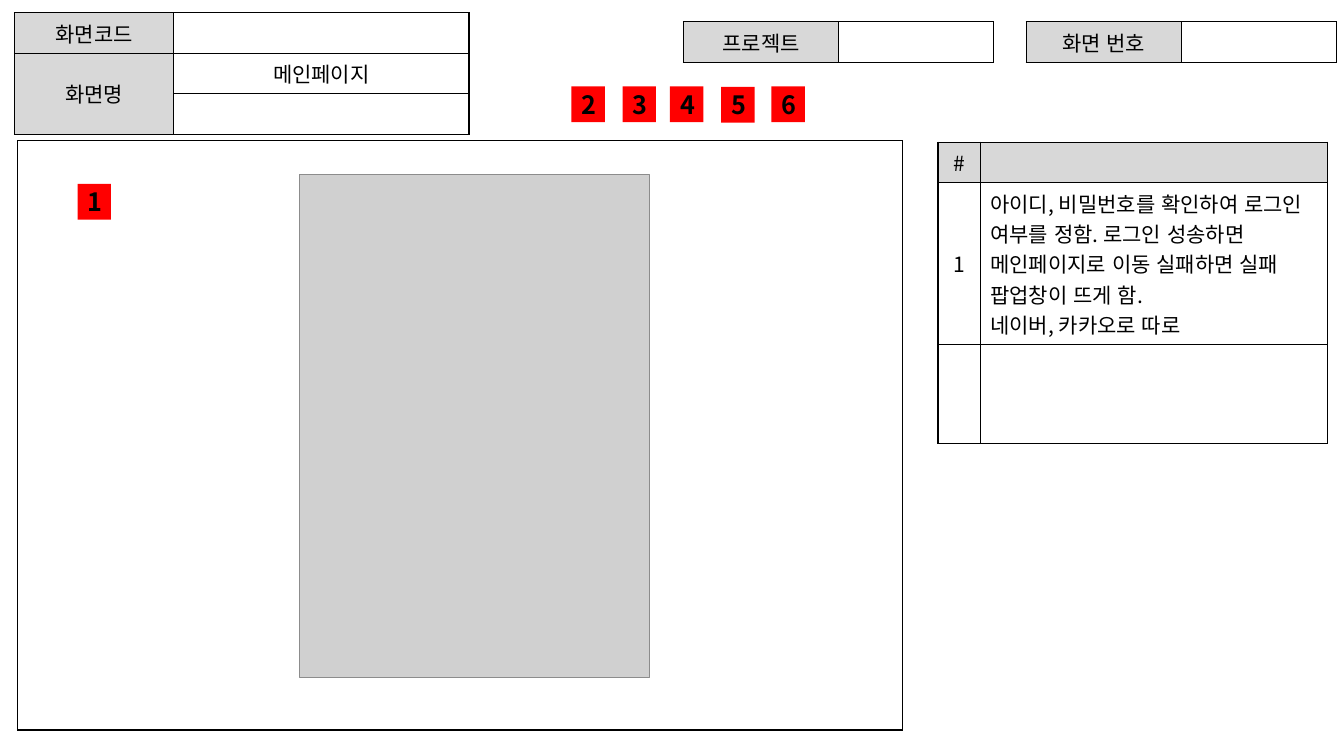
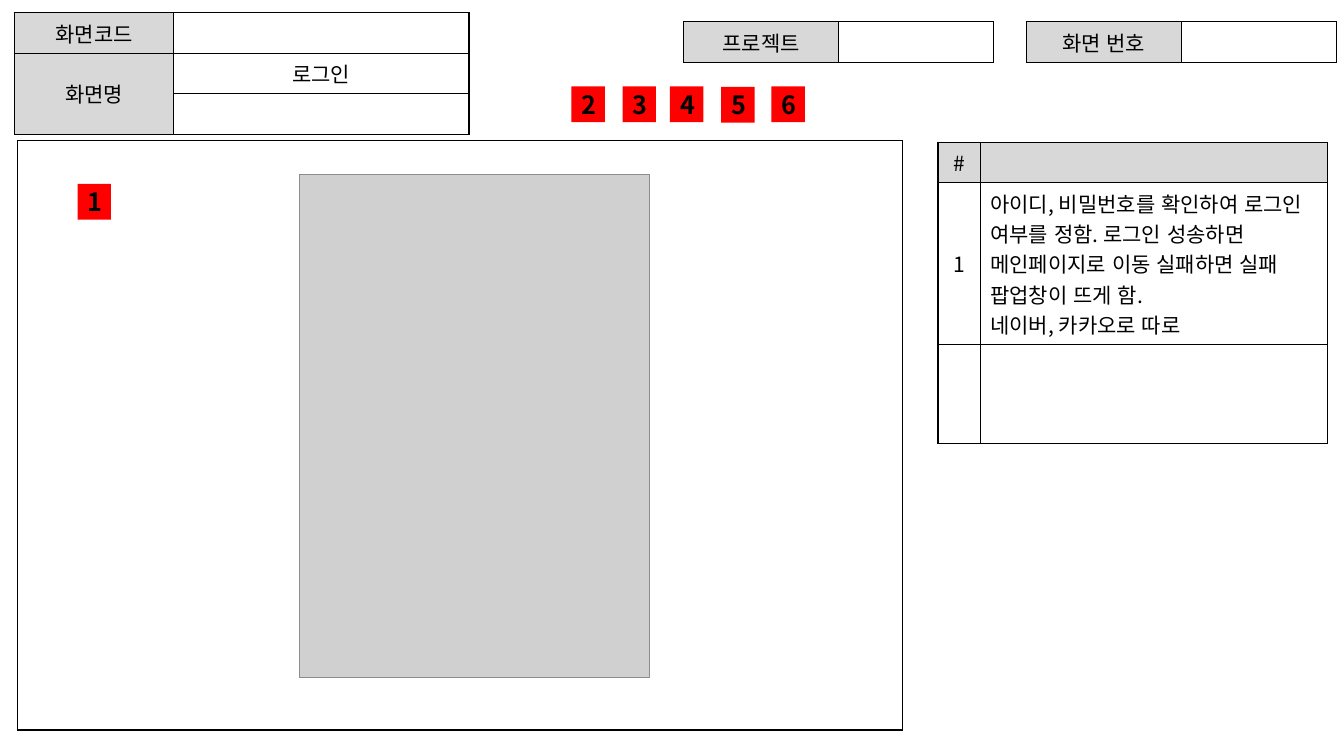
Before and after one commit to ezenteam2/e-Zone, a slide deck: slide 7 of 0 발표용 파워포인트/project05 - 파워포인트 종합 - 기범.pptx. Drawn at 1344x756 pixels with LibreOffice and Linux fonts; fonts in the diff are those of the drawing; grey boxes stand for pictures. Boxes give left, top, right and bottom in pixels: in the first picture for what was removed or moved away, otherwise in the second. Text is boxed around its words. In the diff, an @@ line names an element or a change of style, - is before the commit and + after.

```diff
--- a/0 발표용 파워포인트/project05 - 파워포인트 종합 - 기범.pptx
+++ b/0 발표용 파워포인트/project05 - 파워포인트 종합 - 기범.pptx
@@ table at [14,13,469,119] @@
-row 2, column 2: 메인페이지
+row 2, column 2: 로그인
```
Also in this commit, not shown: 2 other slides changed, 10 slides added, 2 other files.
